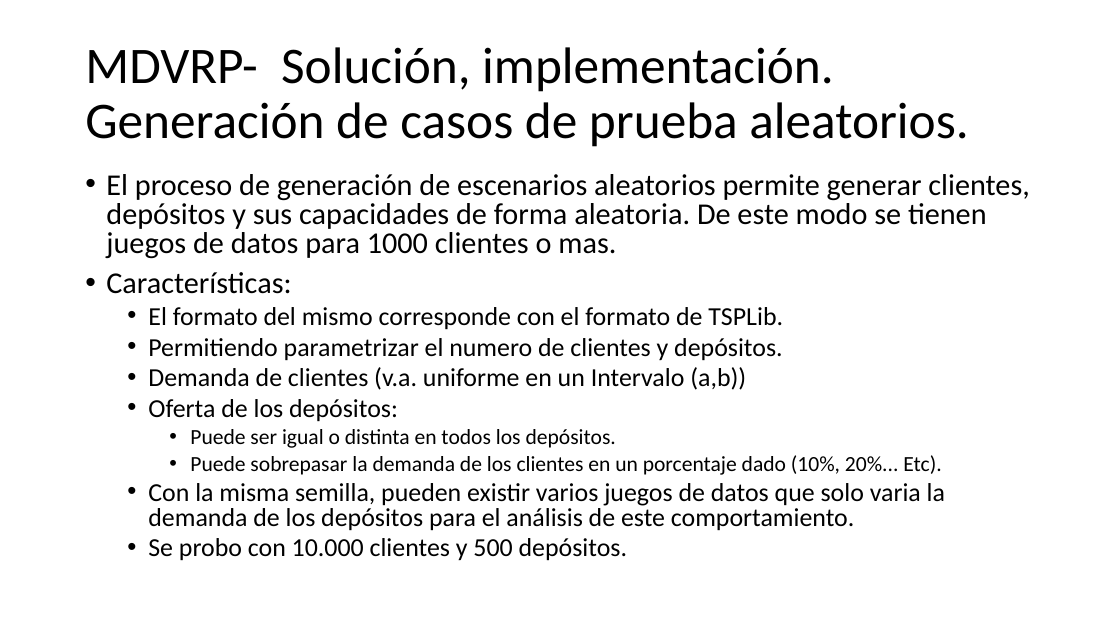
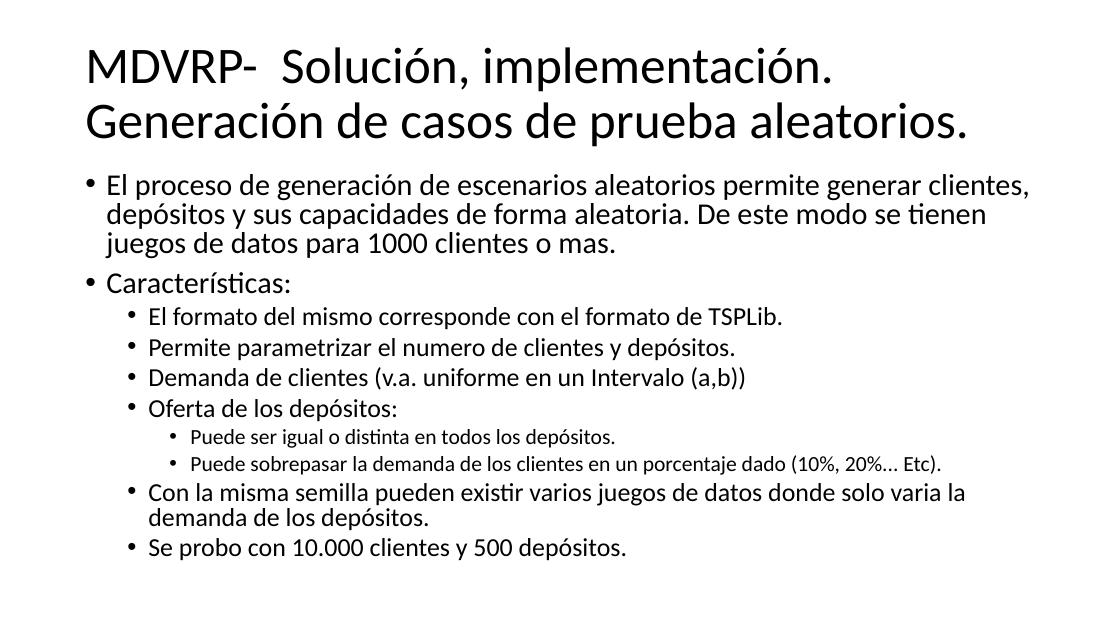
Before and after one commit to urubusale/proyvrp, a slide deck: slide 17 of Version/Documentación/MDVRP.pptx. Drawn at 1120x630 pixels with LibreOffice and Linux fonts; fonts in the diff are those of the drawing. Boxes give left, top, right and bottom in pixels: in the first picture for what was removed or moved away, otherwise in the second. Text is boxed around its words. In the diff, an @@ line names an element or a change of style, - is before the commit and + after.

```diff
--- a/Version/Documentación/MDVRP.pptx
+++ b/Version/Documentación/MDVRP.pptx
@@ text at bbox=[148, 338, 735, 361]: text changed @@
-  • Permitiendo parametrizar el numero de clientes y depósitos.
+  • Permite parametrizar el numero de clientes y depósitos.
@@ text at bbox=[148, 483, 966, 531]: text changed @@
-  • Con la misma semilla, pueden existir varios juegos de datos que solo varia la demanda de los depósitos para el análisis de este comportamiento.
+  • Con la misma semilla pueden existir varios juegos de datos donde solo varia la demanda de los depósitos.
```
Also in this commit, not shown: 10 other slides changed, 1 slide added, 1 slide removed.
